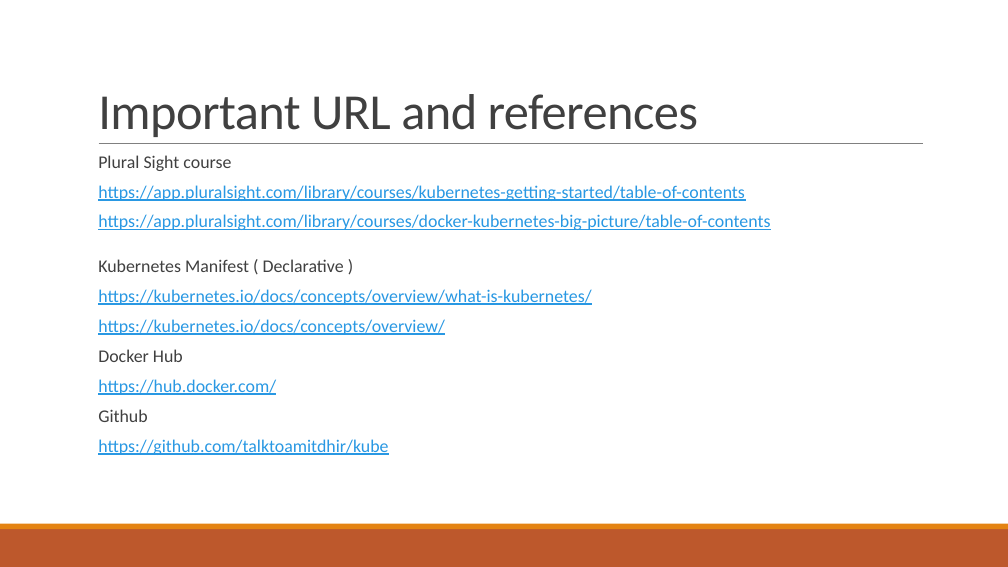
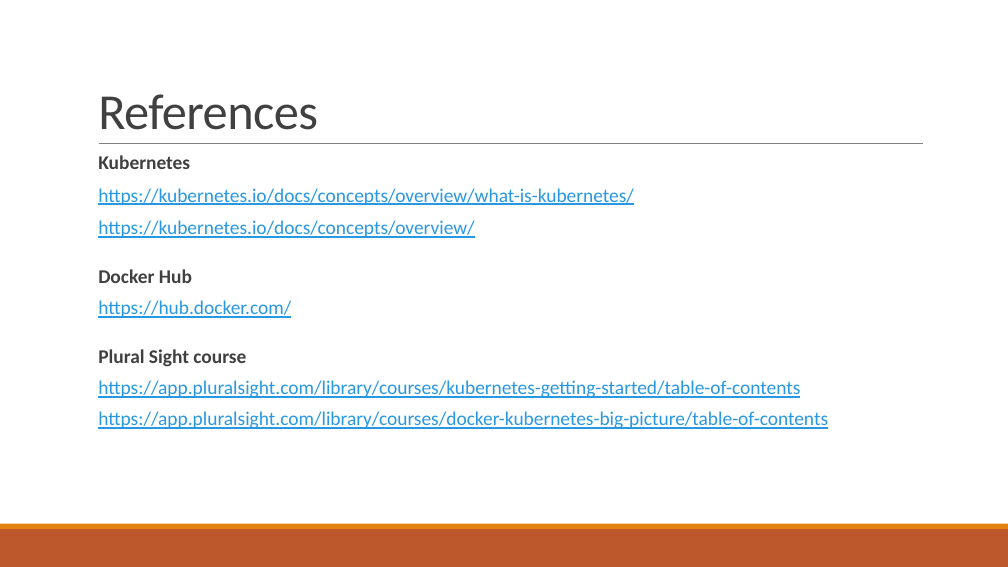
Before and after one commit to talktoamitdhir/kube, a slide deck: slide 7 of Understanding_Kubernetes/Kubernetes.pptx (slide 8 before the commit). Drawn at 1008x567 pixels with LibreOffice and Linux fonts; fonts in the diff are those of the drawing. Boxes give left, top, right and bottom in pixels: in the first picture for what was removed or moved away, otherwise in the second. Text is boxed around its words. In the diff, an @@ line names an element or a change of style, - is before the commit and + after.

```diff
--- a/Understanding_Kubernetes/Kubernetes.pptx
+++ b/Understanding_Kubernetes/Kubernetes.pptx
@@ title at (98, 94, 318, 130): text changed @@
-Important URL and references
+References
@@ text at (98, 155, 634, 367): text changed; size 17 to 18.5 pt; text colour #404040 to #2998E3 @@
-  Plural Sight course
+  Kubernetes
+  https://kubernetes.io/docs/concepts/overview/what-is-kubernetes/
+  https://kubernetes.io/docs/concepts/overview/
+  Docker Hub
+  https://hub.docker.com/
+  Plural Sight course
@@ text at (98, 259, 591, 455): paragraphs removed @@
-  Kubernetes Manifest ( Declarative )
-  https://kubernetes.io/docs/concepts/overview/what-is-kubernetes/
-  https://kubernetes.io/docs/concepts/overview/
-  Docker Hub
-  https://hub.docker.com/
-  Github
-  https://github.com/talktoamitdhir/kube
@@ text at (98, 380, 828, 429): size 17 to 18.5 pt in "https://app.pluralsight.com/library/courses/kubernetes-getti ...", "https://app.pluralsight.com/library/courses/docker-kubernete ..." @@
```
Also in this commit, not shown: 2 other slides changed, 1 slide added, 2 slides removed, 16 other files.
